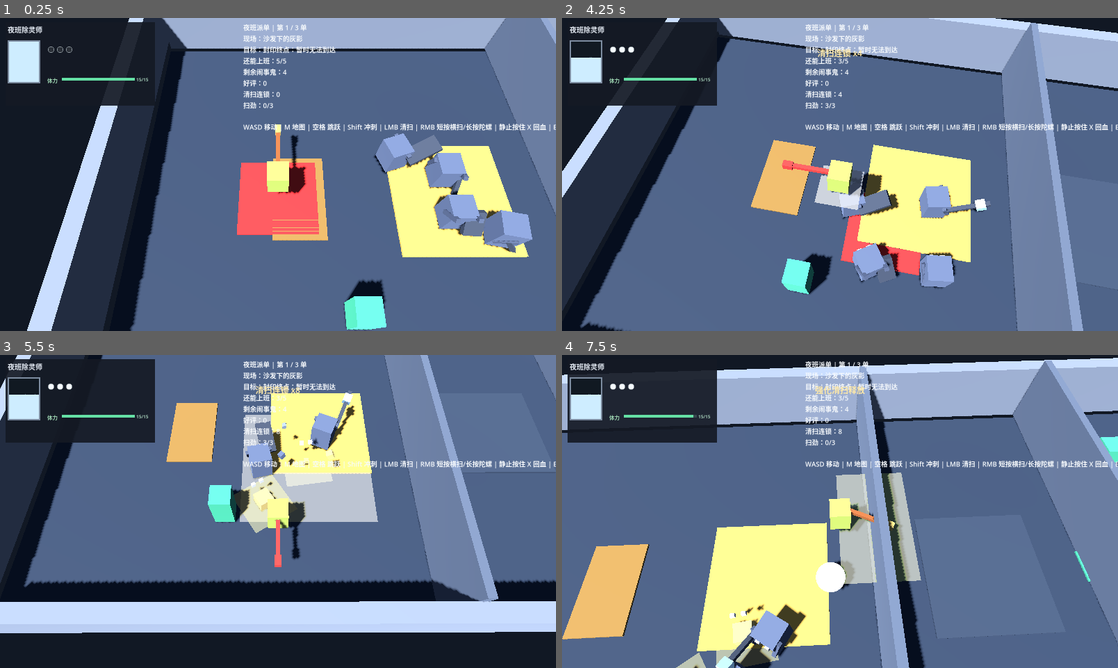
Above: before the commit, frames 1-4 (two rows, left to right).
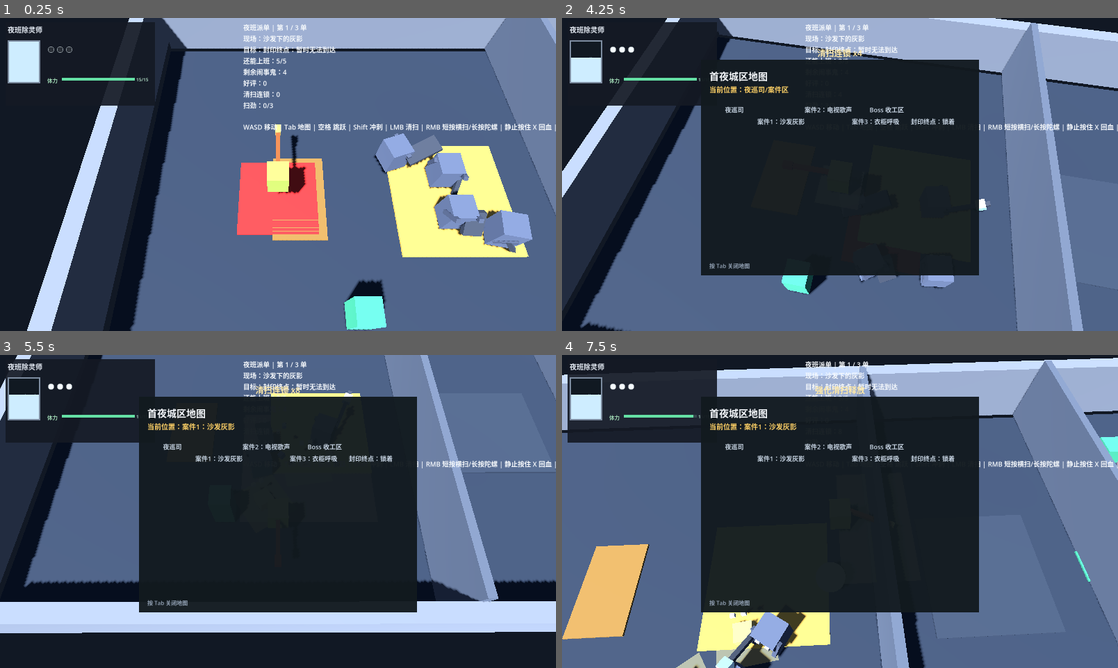
Above: after the commit, the same moments.

Repository: l754121012-afk/Ychuling
Game: Godot game, scene res://scenes/main/V2FirstLoop.tscn
Two runs of this game, one before a commit and one after it. Both use one fixed random seed, a clock stepped at 60 frames per second and the inputs below.
Inputs (mouse positions are in pixels of both pictures, inside the frame that each line leads up to):
- Up to frame 1 (0.25 s): no input
- Up to frame 2 (4.25 s): tap Enter (confirm) at 0.5, 1.35 s; move the mouse to (962, 158) at 0.52 s; hold D (move_right) 0.53-1.28 s; click (962, 158) at 0.6 s; tap Space (jump) at 0.77, 1.52, 3.02, 3.77 s; move the mouse to (728, 190) at 1.27 s; hold S (move_down) 1.28-2.03 s; move the mouse to (895, 105) at 2.02 s; hold D (move_right) 2.03-2.78 s; tap Shift (dash) at 2.1 s; move the mouse to (812, 237) at 2.77 s; hold W (move_up) 2.78-3.53 s; tap X (heal) at 2.85 s; click (812, 237) at 2.92 s; move the mouse to (1006, 221) at 3.52 s; hold A (move_left) from 3.53 s (still down); tap E (interact) at 3.6 s; tap Tab (map, bound only after the commit) at 4.15 s
- Up to frame 3 (5.5 s): move the mouse to (111, 464) at 4.27 s; right-click (111, 464) at 4.35 s; tap Space (jump) at 4.52 s; move the mouse to (305, 511) at 5.02 s; release A (move_left) at 5.03 s; hold S (move_down) from 5.03 s (still down); click (305, 511) at 5.1 s
- Up to frame 4 (7.5 s): move the mouse to (756, 433) at 5.77 s; release S (move_down) at 5.78 s; hold D (move_right) 5.78-6.53 s; tap Enter (confirm) at 5.85 s; tap Space (jump) at 6.02, 6.77 s; move the mouse to (962, 495) at 6.52 s; hold W (move_up) 6.53-7.28 s; tap Shift (dash) at 6.6 s; move the mouse to (728, 527) at 7.27 s; hold D (move_right) from 7.28 s (still down); tap X (heal) at 7.35 s; click (728, 527) at 7.42 s

The runs differ from the first frame. In frame 1, 0.7% of the frame differs, in the area x 51-100%, y 33-37%; in frame 2, 34%, in the area x 25-100%, y 13-83%; in frame 3, 31%; in frame 4, 34%.

Commit message:
input: map toggle moved from M to Tab

Diff:
--- a/project/scripts/main/M2RouteLab.gd
+++ b/project/scripts/main/M2RouteLab.gd
@@ -445,7 +445,7 @@
 	var objective_text := "封印终点：暂时无法到达"
 	if _boss_key_granted:
 		objective_text = "封印终点：已打开，靠近金色柱按 E 确认"
-	_hud_label.text = "夜班派单 | 第 %s 单\n现场：%s\n目标：%s\n还能上班：%d/%d\n剩余闹事鬼：%d\n好评：%d\n清扫连锁：%d\n扫劲：%d/%d\n\nWASD 移动 | M 地图 | 空格 跳跃 | Shift 冲刺 | LMB 清扫 | RMB 短按横扫/长按陀螺 | 静止按住 X 回血 | E 互动/送走" % [
+	_hud_label.text = "夜班派单 | 第 %s 单\n现场：%s\n目标：%s\n还能上班：%d/%d\n剩余闹事鬼：%d\n好评：%d\n清扫连锁：%d\n扫劲：%d/%d\n\nWASD 移动 | Tab 地图 | 空格 跳跃 | Shift 冲刺 | LMB 清扫 | RMB 短按横扫/长按陀螺 | 静止按住 X 回血 | E 互动/送走" % [
 		stage_text,
 		case_text,
 		objective_text,
@@ -677,7 +677,7 @@
 		_zone_marker_labels.append(label)
 
 	var map_hint := Label.new()
-	map_hint.text = "按 M 关闭地图"
+	map_hint.text = "按 Tab 关闭地图"
 	map_hint.position = Vector2(424.0, 700.0)
 	map_hint.add_theme_color_override("font_color", Color("#93a2b5"))
 	map_hint.add_theme_font_size_override("font_size", 16)
--- a/project/scripts/systems/GameBootstrap.gd
+++ b/project/scripts/systems/GameBootstrap.gd
@@ -35,7 +35,7 @@
 	_add_key("interact", KEY_E)
 	_add_joy_button("interact", JOY_BUTTON_Y)
 	_add_key("heal", KEY_X)
-	_add_key("map", KEY_M)
+	_add_key("map", KEY_TAB)
 	_add_key("pause", KEY_ESCAPE)
 	_add_joy_button("pause", JOY_BUTTON_START)
 	_add_key("confirm", KEY_ENTER)
Not shown, changed: outputs/M1-RUN.md
